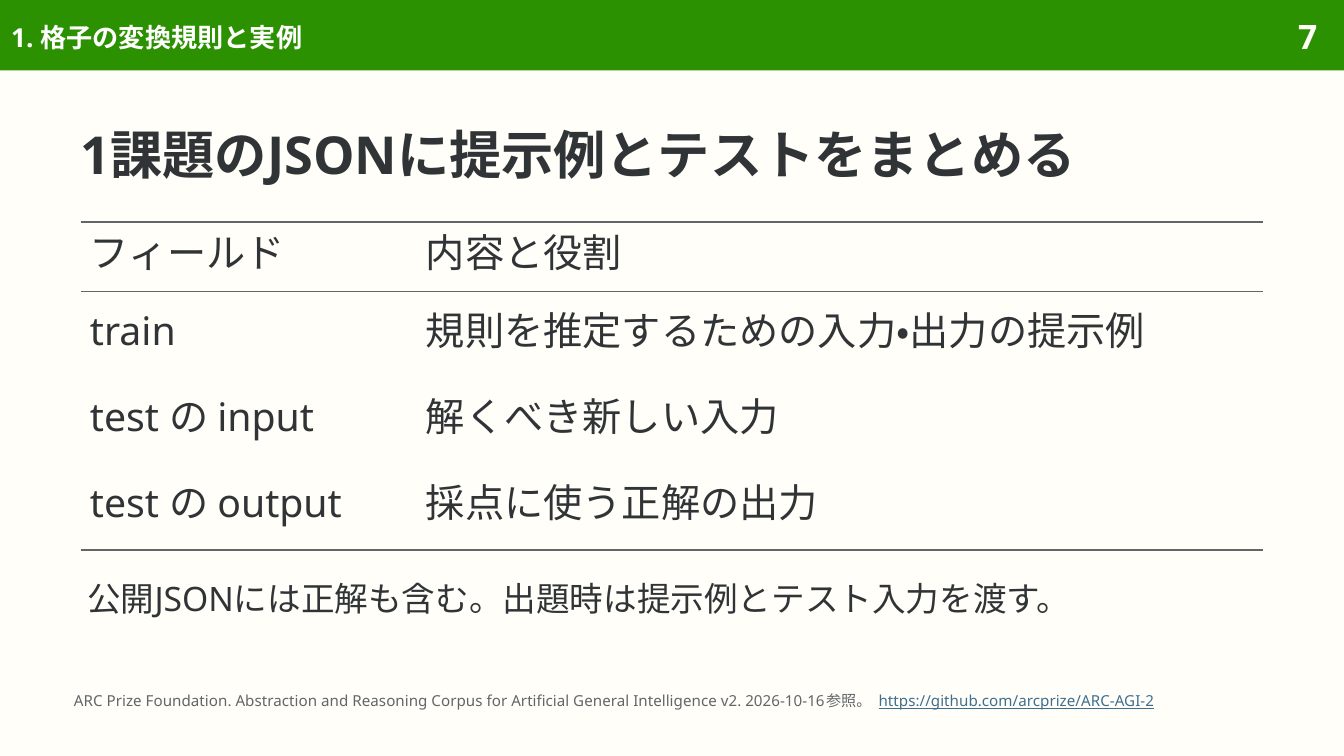
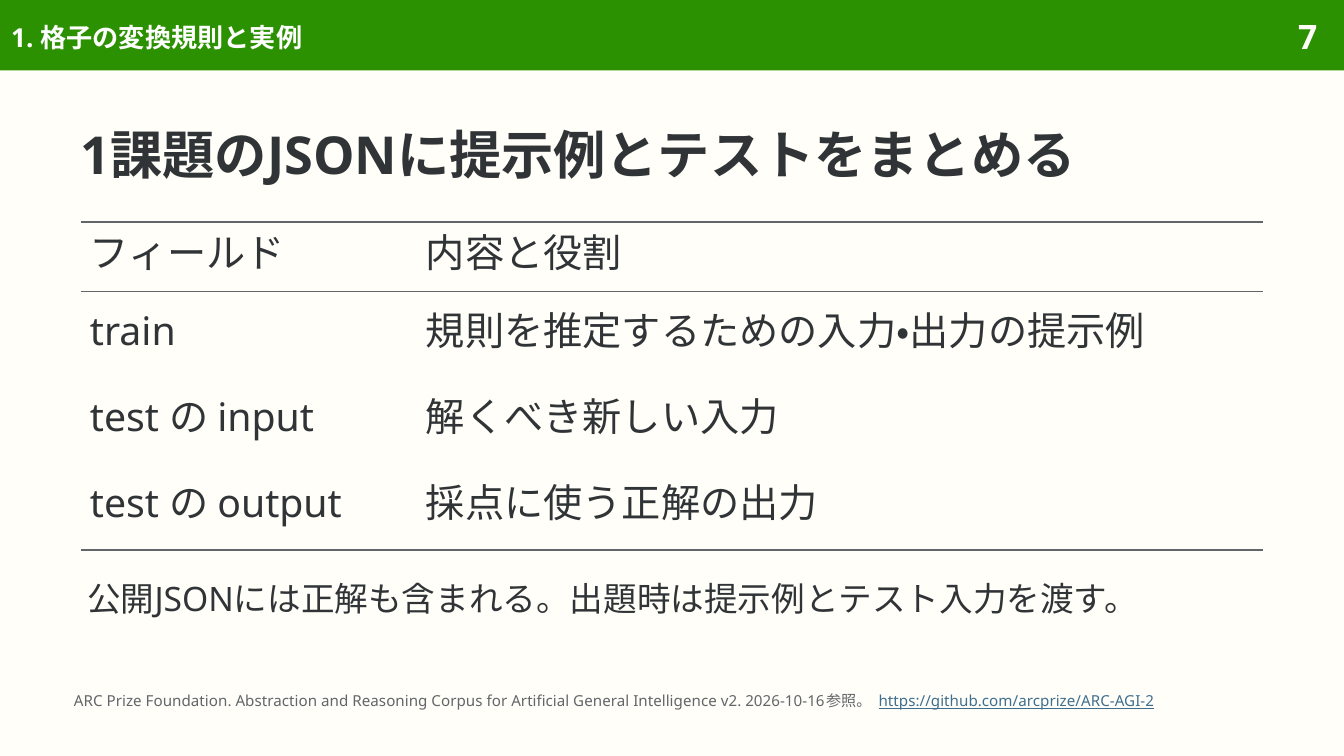
Before and after one commit to sasakiy84/datasets-in-10-minutes, a slide deck: slide 7 of slides/datasets-in-10-minutes-arc-agi-2.pptx. Drawn at 1344x756 pixels with LibreOffice and Linux fonts; fonts in the diff are those of the drawing. Boxes give left, top, right and bottom in pixels: in the first picture for what was removed or moved away, otherwise in the second. Text is boxed around its words. In the diff, an @@ line names an element or a change of style, - is before the commit and + after.

```diff
--- a/slides/datasets-in-10-minutes-arc-agi-2.pptx
+++ b/slides/datasets-in-10-minutes-arc-agi-2.pptx
@@ text at bbox=[87, 582, 1137, 618]: text changed @@
-公開JSONには正解も含む。出題時は提示例とテスト入力を渡す。
+公開JSONには正解も含まれる。出題時は提示例とテスト入力を渡す。
```
Also in this commit, not shown: 21 other slides changed, 7 other files.
